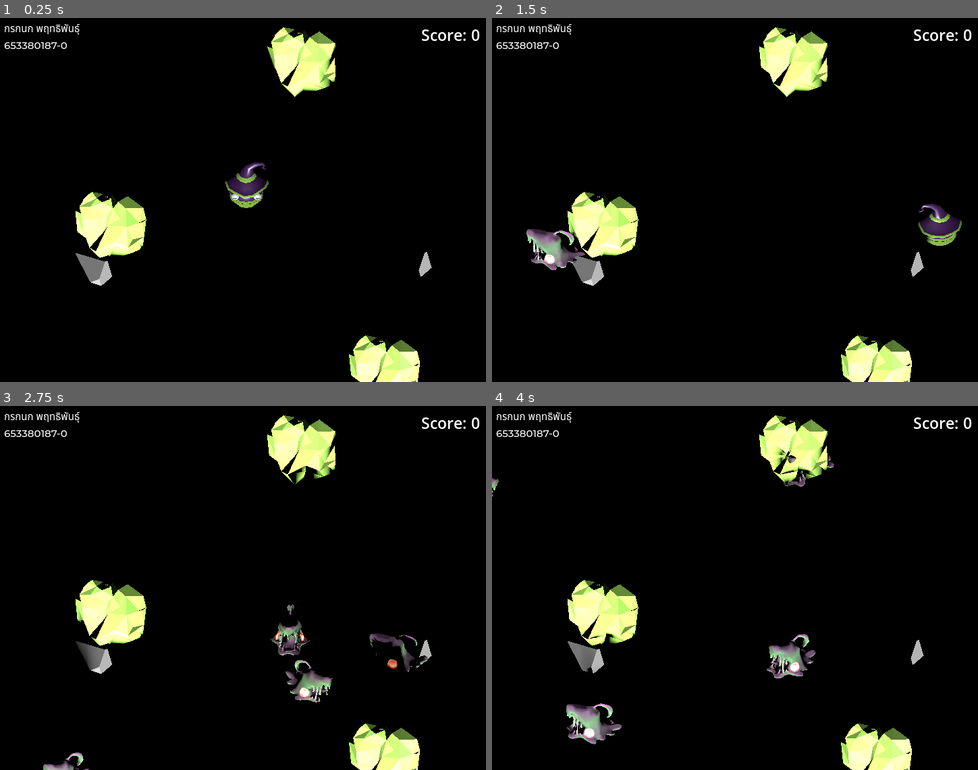
Above: before the commit, frames 1-4 (two rows, left to right).
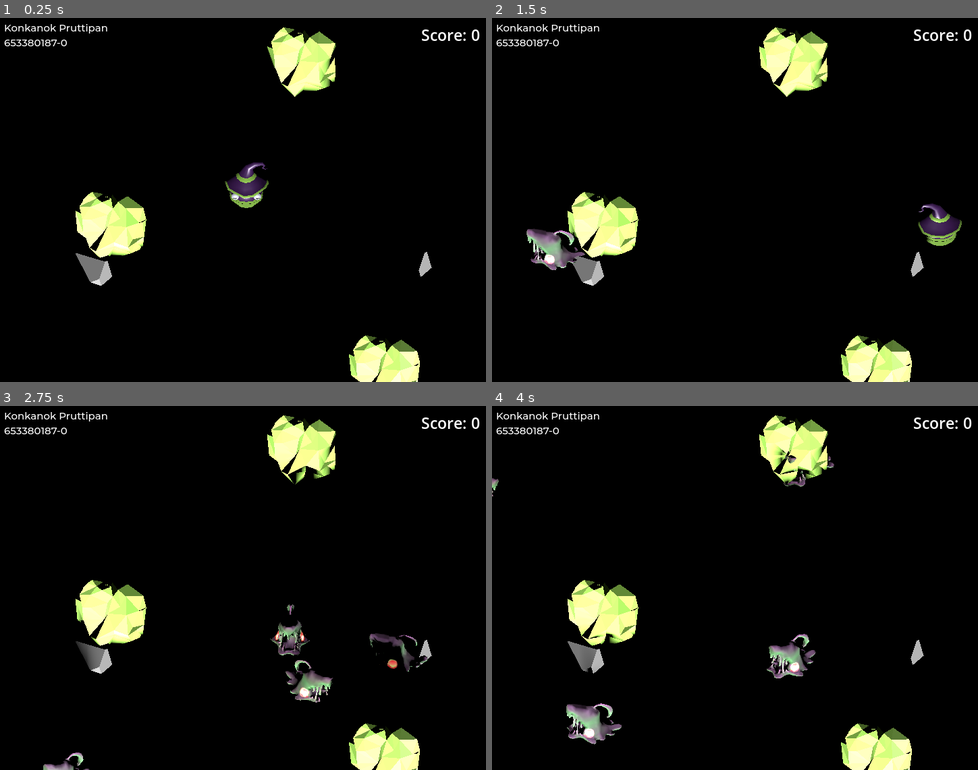
Above: after the commit, the same moments.

Repository: konkanok-kku/GameLab5
Game: Godot game, scene res://Scene/main.tscn
Two runs of this game, one before a commit and one after it. Both use one fixed random seed, a clock stepped at 60 frames per second and the inputs below.
Inputs:
- Up to frame 1 (0.25 s): no input
- Up to frame 2 (1.5 s): tap Enter at 0.5 s; hold D (move_right) 0.53-1.28 s; tap Space (jump) at 0.77 s; hold S (move_back) from 1.28 s (still down)
- Up to frame 3 (2.75 s): tap Space (jump) at 1.52 s; release S (move_back) at 2.03 s; hold D (move_right) from 2.03 s (still down)
- Up to frame 4 (4 s): release D (move_right) at 2.78 s; hold W (move_forward) 2.78-3.53 s; tap Space (jump) at 3.02, 3.77 s; hold A (move_left) from 3.53 s (still down)

The runs differ from the first frame. In frame 1, 0.5% of the frame differs, in the area x 0-23%, y 1-9%; in frame 2, 0.5%; in frame 3, 0.5%; in frame 4, 0.5%.

Commit message:
Changed name

Diff:
--- a/Scene/main.tscn
+++ b/Scene/main.tscn
@@ -134,7 +134,7 @@
 offset_bottom = 48.0
 theme_override_fonts/font = ExtResource("6_1xcnr")
 theme_override_font_sizes/font_size = 15
-text = "กรกนก พฤทธิพันธุ์
+text = "Konkanok Pruttipan
 653380187-0"
 
 [node name="ScoreLabel" type="Label" parent="CanvasLayer"]
